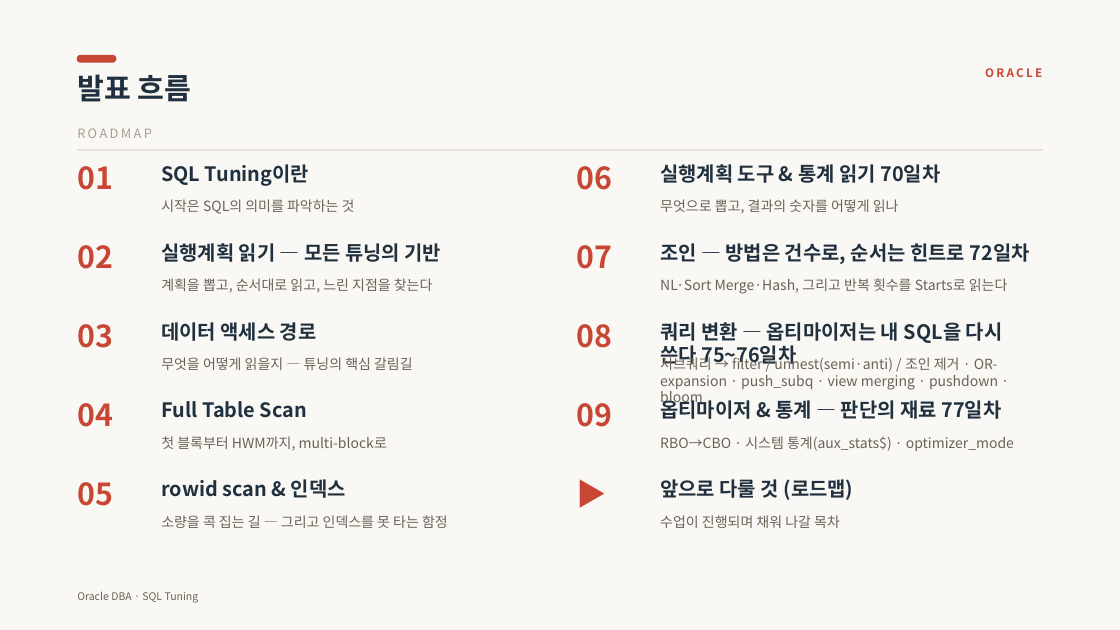
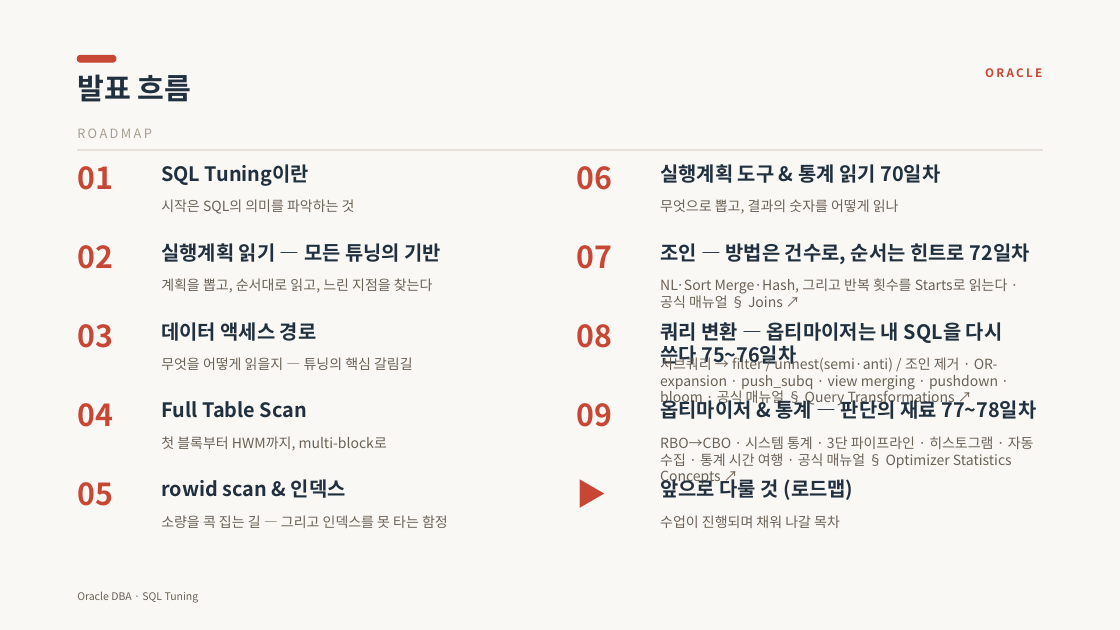
Before and after one commit to jokwangwon/ora-ppt-gen, a slide deck: slide 2 of files/sql_tuning.pptx. Drawn at 1120x630 pixels with LibreOffice and Linux fonts; fonts in the diff are those of the drawing. Boxes give left, top, right and bottom in pixels: in the first picture for what was removed or moved away, otherwise in the second. Text is boxed around its words. In the diff, an @@ line names an element or a change of style, - is before the commit and + after.

```diff
--- a/files/sql_tuning.pptx
+++ b/files/sql_tuning.pptx
@@ text at (660,278,1008,308): text changed @@
-NL·Sort Merge·Hash, 그리고 반복 횟수를 Starts로 읽는다
+NL·Sort Merge·Hash, 그리고 반복 횟수를 Starts로 읽는다 · 공식 매뉴얼 § Joins ↗
@@ text at (660,355,998,407): text changed @@
-서브쿼리 → filter / unnest(semi·anti) / 조인 제거 · OR-expansion · push_subq · view merging · pushdown · bloom
+서브쿼리 → filter / unnest(semi·anti) / 조인 제거 · OR-expansion · push_subq · view merging · pushdown · bloom · 공식 매뉴얼 § Query Transformations ↗
@@ text at (660,397,1036,419): text changed @@
-옵티마이저 & 통계 — 판단의 재료 77일차
+옵티마이저 & 통계 — 판단의 재료 77~78일차
@@ text at (660,436,1034,468): text changed @@
-RBO→CBO · 시스템 통계(aux_stats$) · optimizer_mode
+RBO→CBO · 시스템 통계 · 3단 파이프라인 · 히스토그램 · 자동 수집 · 통계 시간 여행 · 공식 매뉴얼 § Optimizer Statistics Concepts ↗
```
Also in this commit, not shown: 6 other slides changed, 13 slides added, 11 other files.
